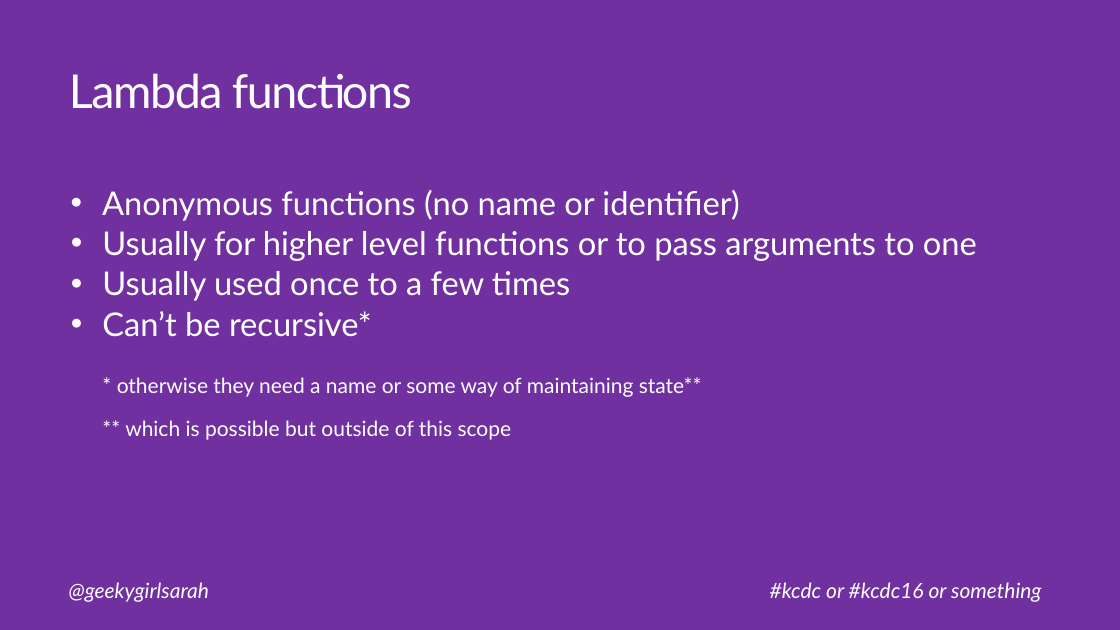
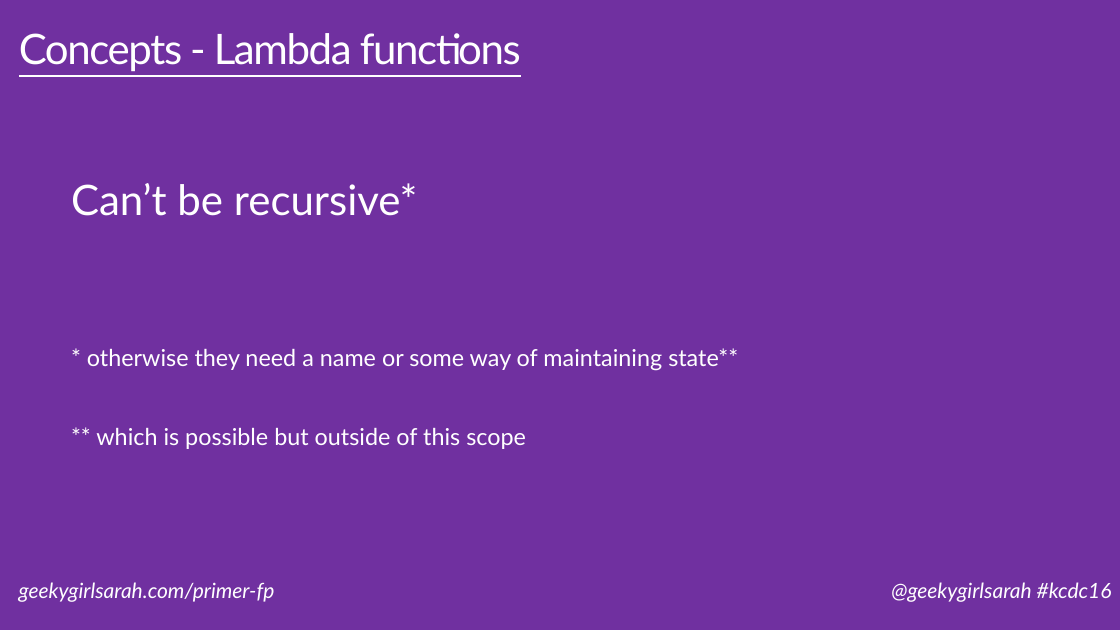
Before and after one commit to geekygirlsarah/talk-a_primer_on_functional_programming, a slide deck: slide 27 of A Primer on Functional Programming.pptx (slide 10 before the commit). Drawn at 1120x630 pixels with LibreOffice and Linux fonts; fonts in the diff are those of the drawing. Boxes give left, top, right and bottom in pixels: in the first picture for what was removed or moved away, otherwise in the second. Text is boxed around its words. In the diff, an @@ line names an element or a change of style, - is before the commit and + after.

Commit message:
Cleanup slides, improve examples, simplify wording, expand large slides into smaller ones

```diff
--- a/A Primer on Functional Programming.pptx
+++ b/A Primer on Functional Programming.pptx
@@ title at [19, 33, 521, 72]: text changed; size 40 to 36 pt @@
-Lambda functions
+Concepts - Lambda functions
@@ text "Can’t be recursive*" at [71, 183, 738, 449]: vertical alignment top to middle @@
@@ text at [71, 183, 738, 449]: text changed; size 28 to 20 pt @@
-• Anonymous functions (no name or identifier)
-  • Usually for higher level functions or to pass arguments to one
-  • Usually used once to a few times
-  • Can’t be recursive*
-    * otherwise they need a name or some way of maintaining state**
-    ** which is possible but outside of this scope
+  Can’t be recursive*
+  * otherwise they need a name or some way of maintaining state**
+  ** which is possible but outside of this scope
@@ text at [19, 582, 275, 602]: text changed @@
-@geekygirlsarah
+geekygirlsarah.com/primer-fp
@@ text at [891, 582, 1112, 602]: text changed @@
-#kcdc or #kcdc16 or something
+@geekygirlsarah #kcdc16
```
Also in this commit, not shown: 28 other slides changed, 23 slides added, 1 slide removed.
